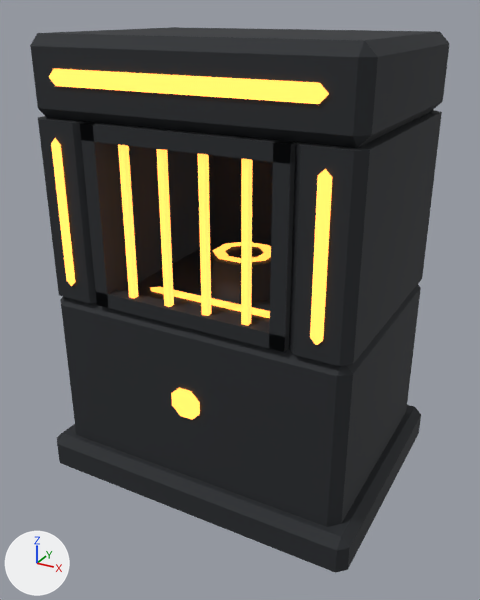
An edit to the glTF model netrun/assets/models/props/vault_closed.glb, drawn before and after from the same camera.
One viewpoint serves both versions: a camera (50 mm lens) standing at (1.065, -1.969, 1.62) and looking at (0.01, -0.051, 0.661). The axes (+X, +Y, +Z) are drawn at lower left. The lights are the same throughout. The older version comes first.
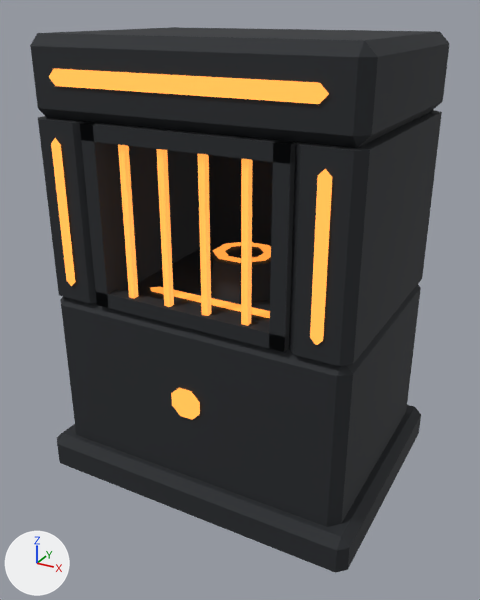
Changed parts and their boxes (x1, y1, x2, y2) in the pictures (480 x 600 px):
'Mesh', surface changed
    both: (46, 65, 336, 423)

The change, as a diff of the scene's bpy script:
```diff
--- a/netrun/assets/models/props/vault_closed.glb.py
+++ b/netrun/assets/models/props/vault_closed.glb.py
@@ mat_prop_neon_vault_closed @@
 mat_prop_neon_vault_closed.emission_color = (1.0, 0.347, 0.0561)  # orange #ff9f43
-mat_prop_neon_vault_closed.emission_strength = 2.2
+mat_prop_neon_vault_closed.emission_strength = 1.0
```
